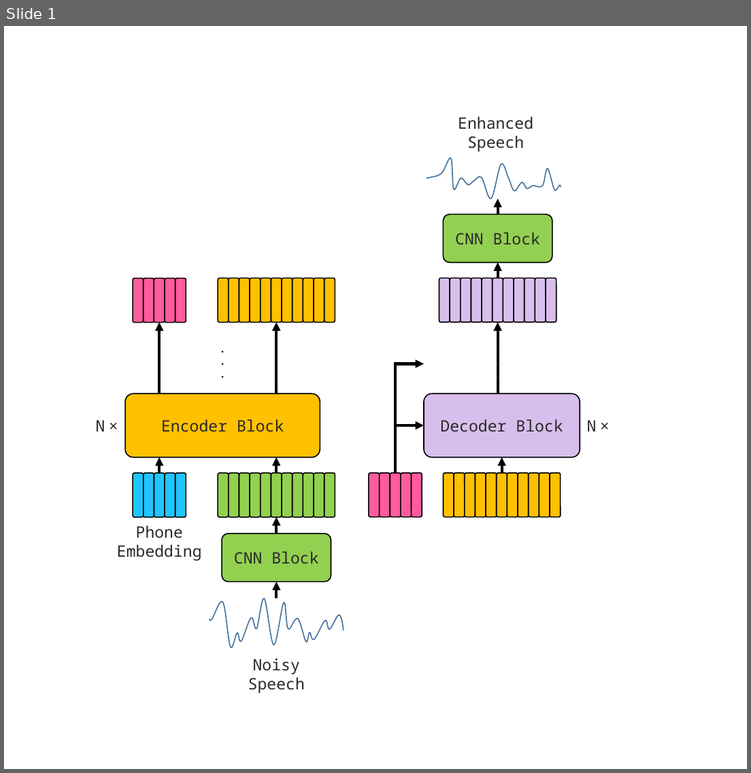
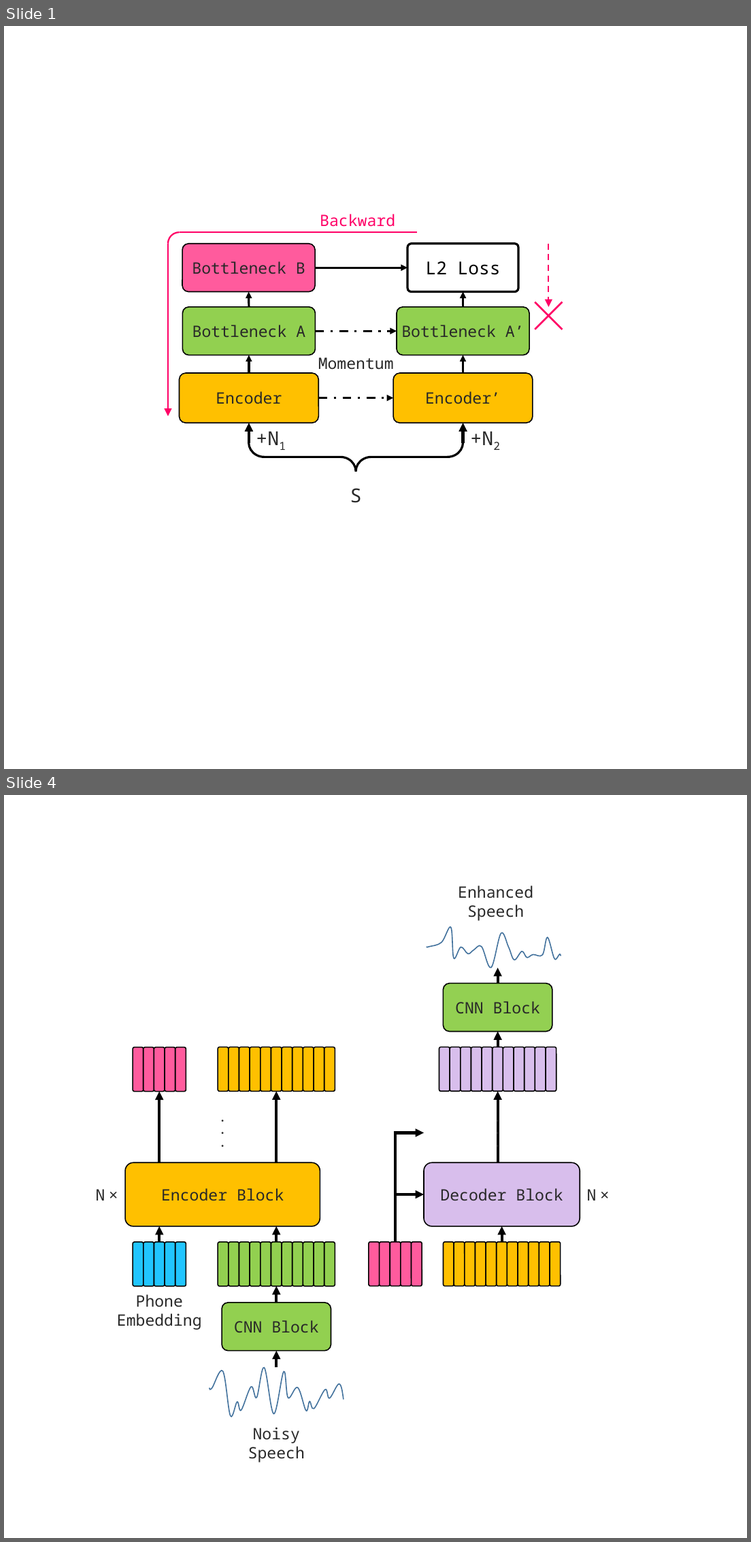
Before and after one commit to toonnyy8/ncku, a slide deck: hw3/img/img.pptx. Shown one above the other, each under a label of ours: slide 1 before the commit, slides 1 and 4 after it; the slides between them are not shown. The pictures are 751x773 and 751x1542 pixels, drawn with LibreOffice and Linux fonts; fonts in the diff are those of the drawing. Boxes give left, top, right and bottom in pixels: in the first picture for what was removed or moved away, otherwise in the second. Text is boxed around its words. In the diff, an @@ line names an element or a change of style, - is before the commit and + after.

```diff
--- a/hw3/img/img.pptx
+++ b/hw3/img/img.pptx
@@ slide 1 added at <box>4,26,747,769</box>, background #FFFFFF @@
@@ group added at <box>168,214,576,503</box>: 11 arrows, 8 rounded rectangles, 3 texts, 1 arc (boxed as its full ellipse), 1 line, 1 right brace, 1 plus @@
+Encoder
+Bottleneck A
+Bottleneck B
+Encoder’
+Bottleneck A’
+L2 Loss
+S
+Momentum
+Backward
++N2
++N1
@@ what was slide 1 is now slide 4 @@
```
Also in this commit, not shown: 1 slide changed, 2 other slides added, 12 other files.
